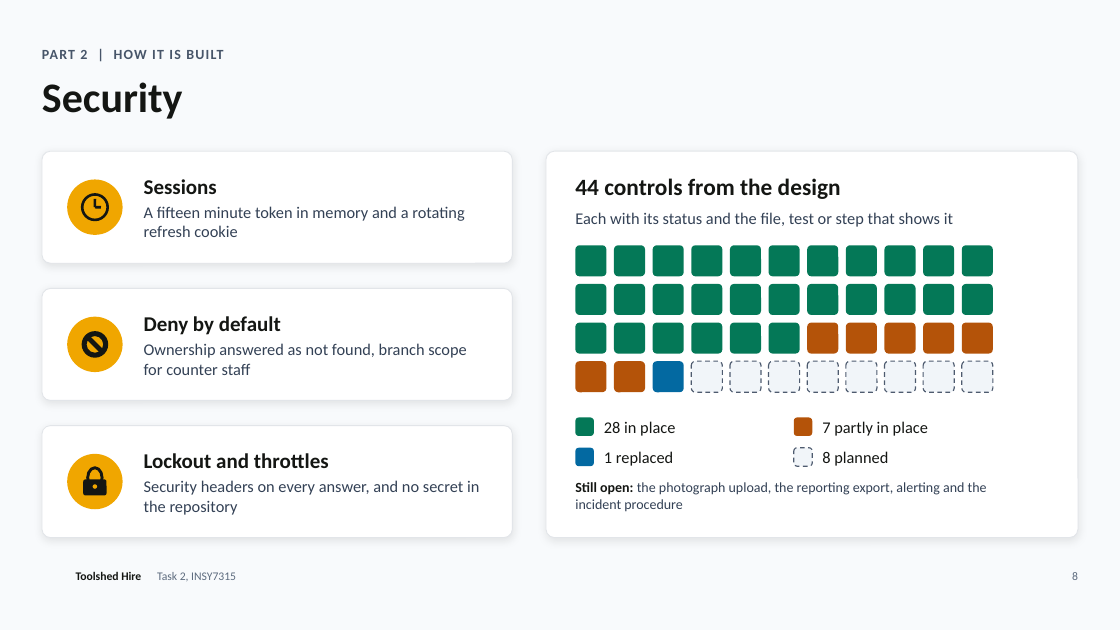
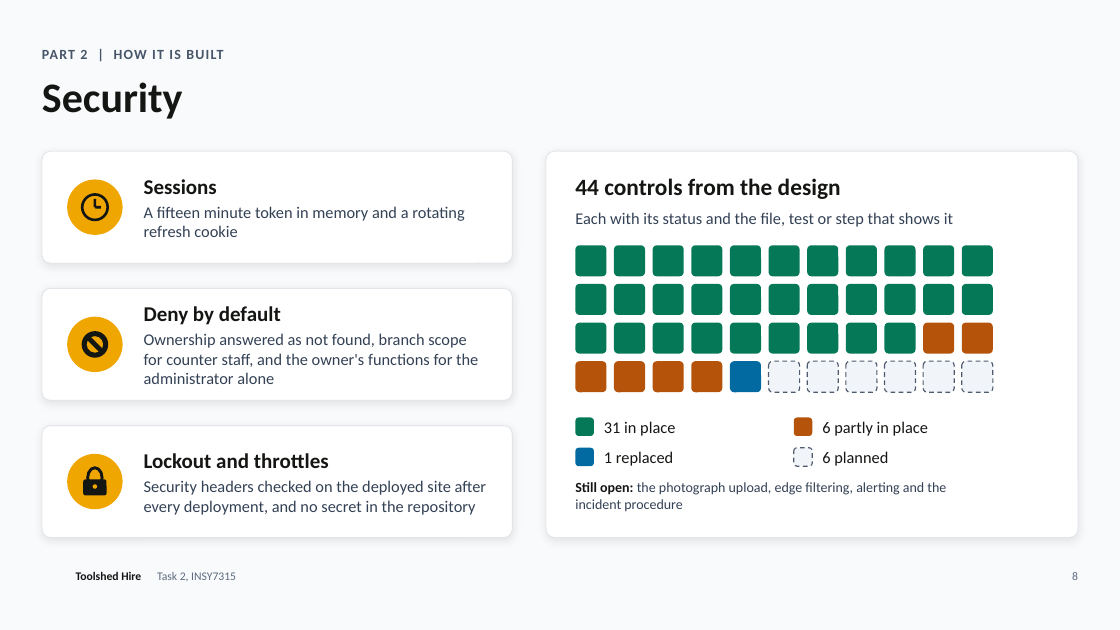
Before and after one commit to teon-artilionAI/toolshed-hire, a slide deck: slide 8 of docs/task2/slides/toolshed-hire-task-2.pptx. Drawn at 1120x630 pixels with LibreOffice and Linux fonts; fonts in the diff are those of the drawing; background and template pictures are left out. Boxes give left, top, right and bottom in pixels: in the first picture for what was removed or moved away, otherwise in the second. Text is boxed around its words. In the diff, an @@ line names an element or a change of style, - is before the commit and + after.

```diff
--- a/docs/task2/slides/toolshed-hire-task-2.pptx
+++ b/docs/task2/slides/toolshed-hire-task-2.pptx
@@ fill #B45309 to #047857 in 3 elements at box(807, 323, 839, 354), box(846, 323, 877, 354), box(885, 323, 916, 354) @@
@@ text at box(144, 333, 478, 384): text changed @@
-Ownership answered as not found, branch scope for counter staff
+Ownership answered as not found, branch scope for counter staff, and the owner's functions for the administrator alone
@@ rounded rectangle at box(653, 361, 684, 392): fill #0369A1 to #B45309 @@
@@ rounded rectangle at box(691, 361, 723, 392): fill #F1F5F9 to #B45309; outline #4E5B6F 1 pt dashed to none @@
@@ rounded rectangle at box(730, 361, 761, 392): fill #F1F5F9 to #0369A1; outline #4E5B6F 1 pt dashed to none @@
@@ text at box(604, 421, 675, 436): text changed @@
-28 in place
+31 in place
@@ text at box(822, 421, 928, 436): text changed @@
-7 partly in place
+6 partly in place
@@ text at box(822, 451, 888, 466): text changed @@
-8 planned
+6 planned
@@ text at box(144, 480, 486, 515): text changed @@
-Security headers on every answer, and no secret in the repository
+Security headers checked on the deployed site after every deployment, and no secret in the repository
@@ text at box(575, 482, 946, 511): text changed @@
-Still open: the photograph upload, the reporting export, alerting and the incident procedure
+Still open: the photograph upload, edge filtering, alerting and the incident procedure
```
Also in this commit, not shown: 12 other slides changed, 1 other file.
